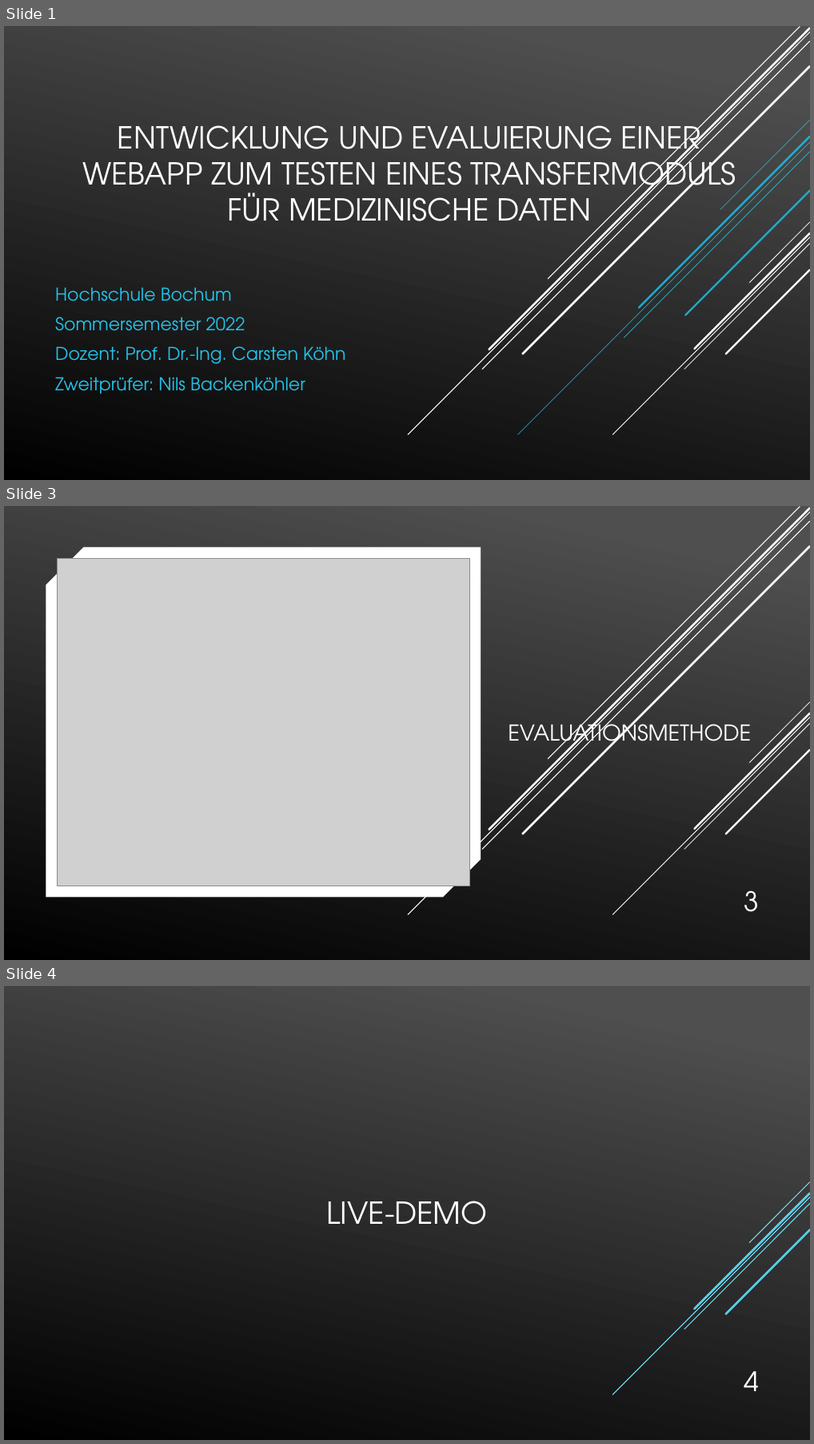
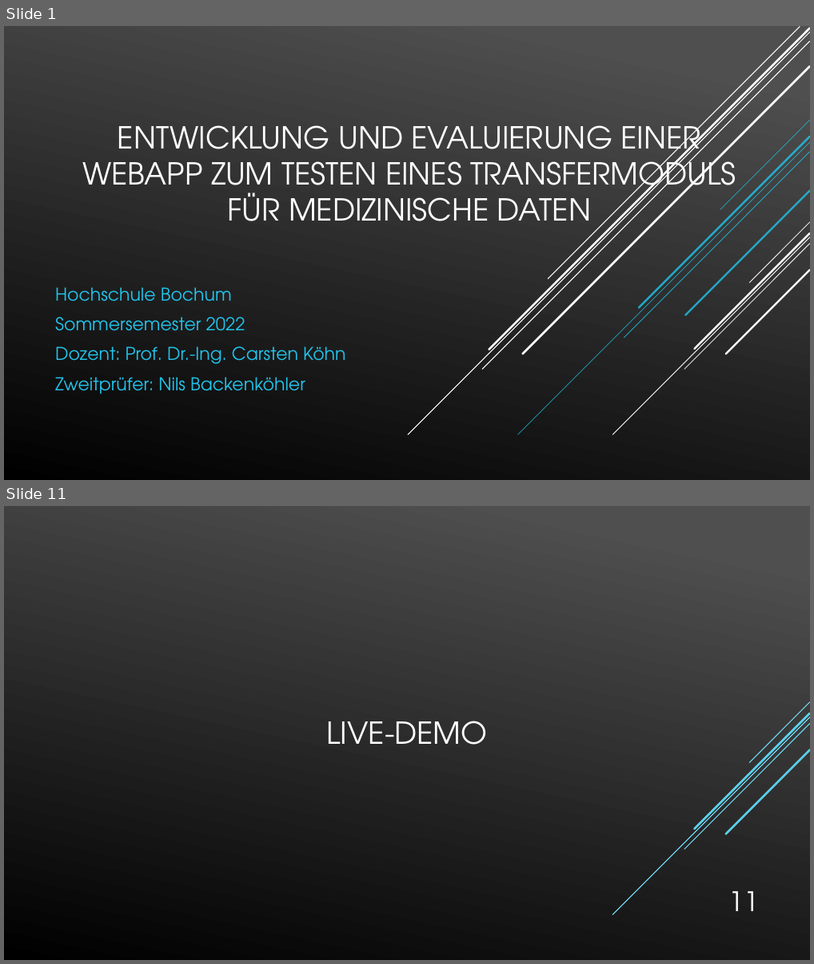
Before and after one commit to Tura92/Bachelorarbeit, a slide deck: Kolloquium Präsentation.pptx. Shown one above the other, each under a label of ours: slides 1, 3 and 4 before the commit, slides 1 and 11 after it; the slides between them are not shown. The pictures are 814x1444 and 814x964 pixels, drawn with LibreOffice and Linux fonts; fonts in the diff are those of the drawing; grey boxes stand for pictures. Boxes give left, top, right and bottom in pixels: in the first picture for what was removed or moved away, otherwise in the second. Text is boxed around its words. In the diff, an @@ line names an element or a change of style, - is before the commit and + after.

```diff
--- a/Kolloquium Präsentation.pptx
+++ b/Kolloquium Präsentation.pptx
@@ slide 3 removed at box(4, 506, 810, 960), background gradient #4F4F4F to #000000 @@
@@ line removed from (810, 512) to (408, 914) @@
@@ line removed from (810, 521) to (482, 849) @@
@@ line removed from (810, 508) to (489, 829) @@
@@ line removed from (800, 507) to (549, 759) @@
@@ snip diag rect removed at box(46, 547, 481, 896) @@
@@ line removed from (810, 547) to (523, 834) @@
@@ picture removed at box(57, 558, 470, 886) @@
@@ title removed at box(508, 717, 751, 751) @@
-EVALUATIONSMETHODE
@@ group removed at box(613, 702, 810, 914): 5 lines @@
@@ page number removed at box(744, 890, 759, 912) @@
-3
@@ what was slide 4 is now slide 11 @@
@@ page number at box(729, 891, 758, 911): text changed @@
-4
+11
```
Also in this commit, not shown: 1 slide changed, 9 slides added.
